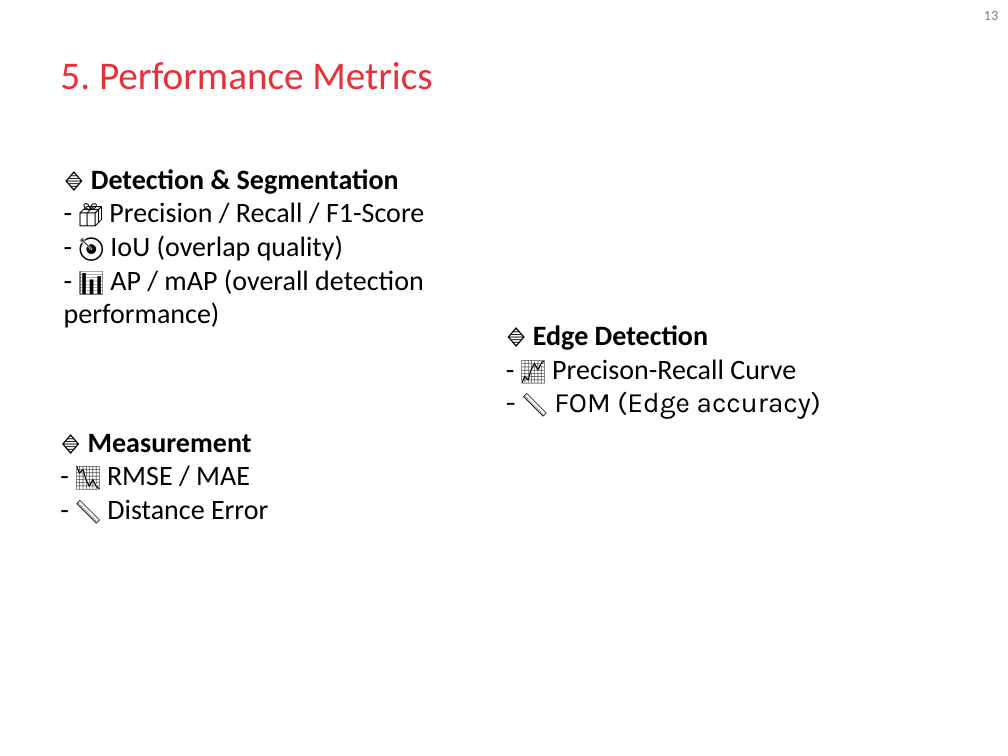
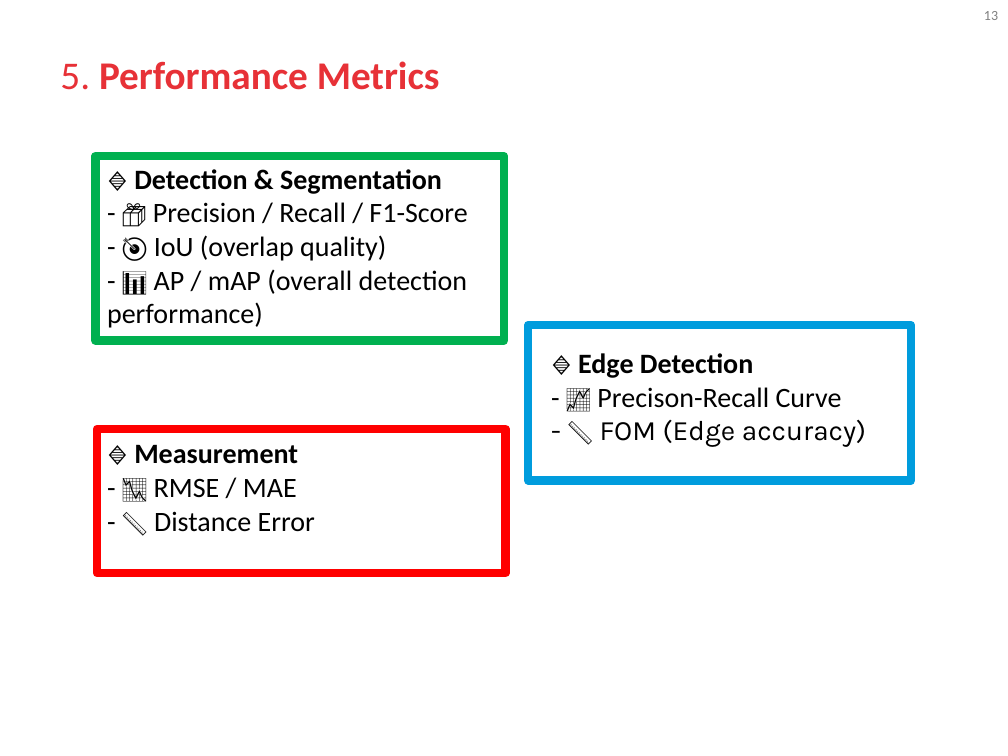
Before and after one commit to blooraayy/VA_RetoMichelin, a slide deck: slide 13 of docs/GIDIA_VA_Course_Project_Presentations.pptx. Drawn at 1008x756 pixels with LibreOffice and Linux fonts; fonts in the diff are those of the drawing; background and template pictures are left out. Boxes give left, top, right and bottom in pixels: in the first picture for what was removed or moved away, otherwise in the second. Text is boxed around its words. In the diff, an @@ line names an element or a change of style, - is before the commit and + after.

Commit message:
Presentation updated

```diff
--- a/docs/GIDIA_VA_Course_Project_Presentations.pptx
+++ b/docs/GIDIA_VA_Course_Project_Presentations.pptx
@@ title "5. Performance Metrics" at (60, 61, 440, 90): bold on @@
@@ rectangle added at (96, 156, 504, 341), outline #00B050 6 pt @@
@@ text "🔹 Detection & Segmentation - ...": place and size @@
-text "🔹 Detection & Segmentation - ..." at (64, 169, 424, 328)
+text "🔹 Detection & Segmentation - ..." at (107, 169, 468, 328)
@@ rectangle added at (528, 326, 911, 481), outline #009CDD 6 pt @@
@@ text "🔹 Edge Detection - 📈 ...": place and size @@
-text "🔹 Edge Detection - 📈 ..." at (533, 325, 821, 419)
+text "🔹 Edge Detection - 📈 ..." at (578, 353, 866, 447)
@@ text "🔹 Measurement - 📉 RMSE ...": place and size @@
-text "🔹 Measurement - 📉 RMSE ..." at (88, 433, 268, 520)
+text "🔹 Measurement - 📉 RMSE ..." at (134, 444, 315, 532)
@@ rectangle added at (97, 429, 505, 574), outline #FF0000 6 pt @@
```
Also in this commit, not shown: 14 other slides changed, 2 slides added.
